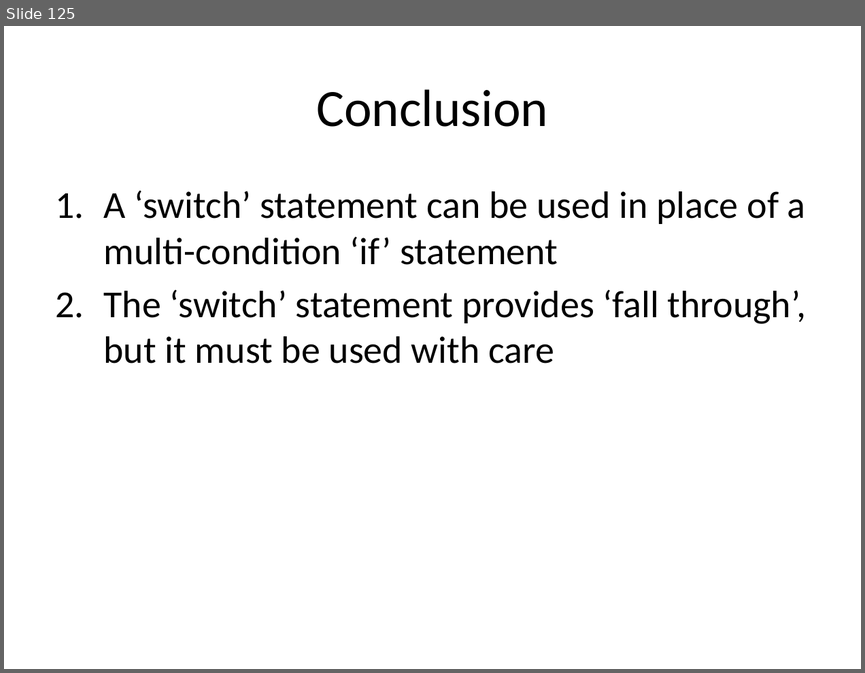
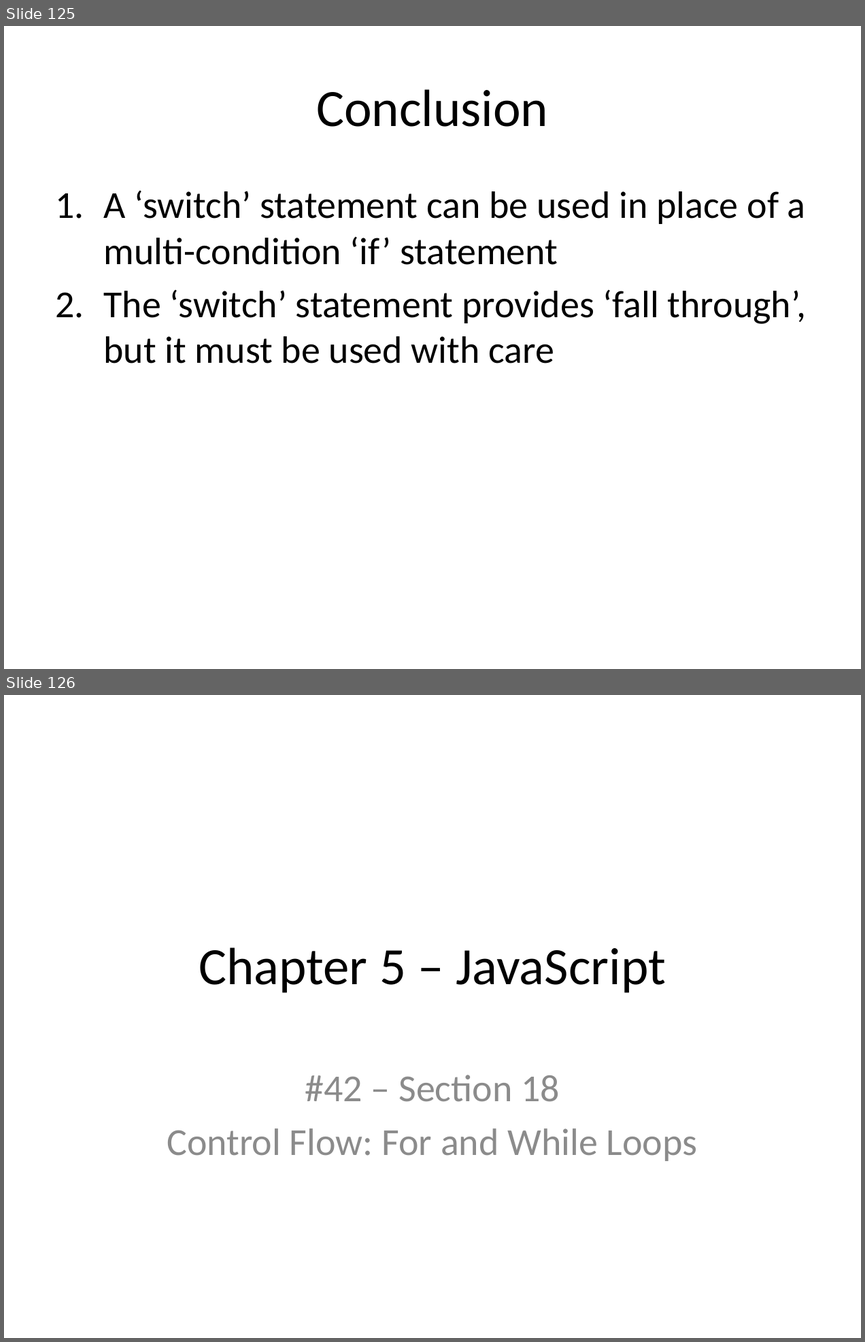
Before and after one commit to xiliax/web-programming-fundamentals, a slide deck: docs/learn-computer-programming.pptx. Shown one above the other, each under a label of ours: slide 125 before the commit, slides 125 and 126 after it. The pictures are 865x673 and 865x1342 pixels, drawn with LibreOffice and Linux fonts; fonts in the diff are those of the drawing. Boxes give left, top, right and bottom in pixels: in the first picture for what was removed or moved away, otherwise in the second. Text is boxed around its words. In the diff, an @@ line names an element or a change of style, - is before the commit and + after.

Commit message:
Updated docs, slides and code sample for c05s18 - JavaScript - Part 18

```diff
--- a/docs/learn-computer-programming.pptx
+++ b/docs/learn-computer-programming.pptx
@@ slide 126 added at [4, 695, 861, 1338], background #FFFFFF @@
@@ title added at [198, 947, 666, 993], 44 pt, text #000000 @@
+Chapter 5 – JavaScript
@@ subtitle added at [167, 1074, 698, 1161], 32 pt, text #8C8C8C @@
+#42 – Section 18
+Control Flow: For and While Loops
```
Also in this commit, not shown: 17 other slides added, 26 other files.
